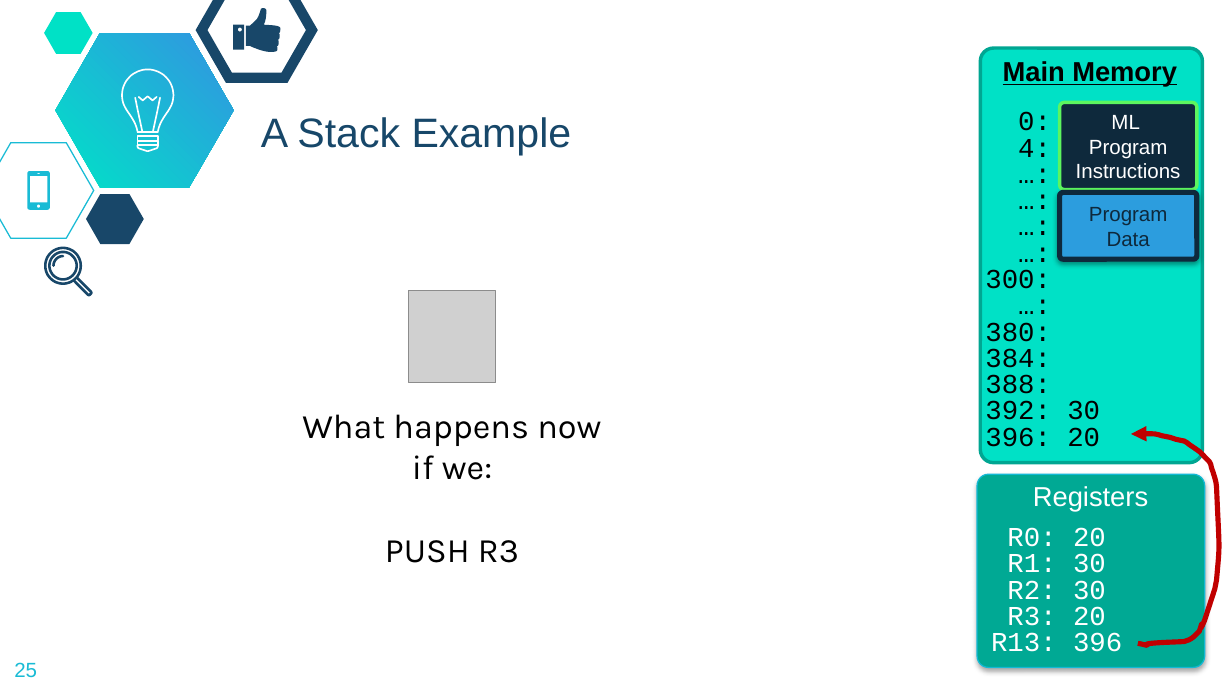
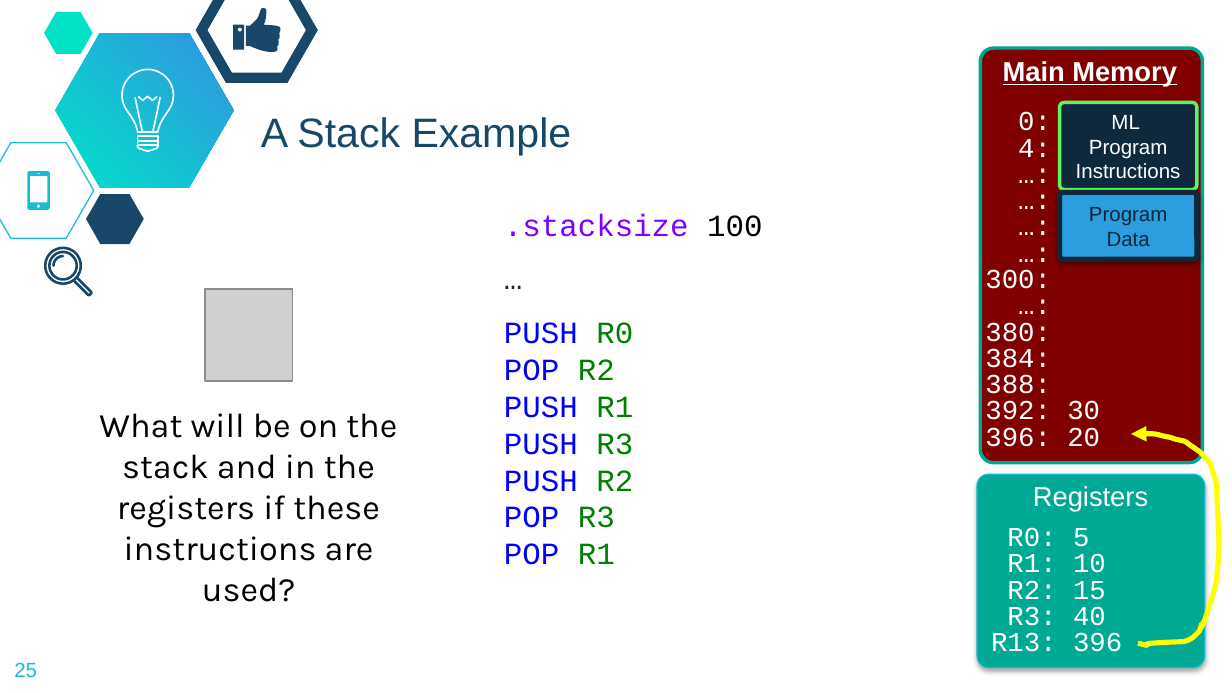
Before and after one commit to dickinson-comp256/COMP256, a slide deck: slide 25 of docs/materials/04-LanguageAbstractions/LA5-S-CallingFunctions.pptx. Drawn at 1232x693 pixels with LibreOffice and Linux fonts; fonts in the diff are those of the drawing; grey boxes stand for pictures; background and template pictures are left out. Boxes give left, top, right and bottom in pixels: in the first picture for what was removed or moved away, otherwise in the second. Text is boxed around its words. In the diff, an @@ line names an element or a change of style, - is before the commit and + after.

```diff
--- a/docs/materials/04-LanguageAbstractions/LA5-S-CallingFunctions.pptx
+++ b/docs/materials/04-LanguageAbstractions/LA5-S-CallingFunctions.pptx
@@ rounded rectangle at [981,48,1202,463]: fill #00E1C6 to #800000 @@
@@ text "Main Memory" at [1003,61,1177,87]: text colour #000000 to #FFFFFF @@
@@ text "0:" at [985,111,1100,447]: text colour #000000 to #FFFFFF @@
@@ text added at [504,214,762,565], 18 pt, text #0000FF @@
+.stacksize 100
+…
+PUSH R0
+POP R2
+PUSH R1
+PUSH R3
+PUSH R2
+POP R3
+POP R1
@@ picture: place and size @@
-picture at [408,291,495,383]
+picture at [205,290,292,382]
@@ text at [99,413,397,602]: text changed @@
-What happens now if we:
-PUSH R3
+What will be on the stack and in the registers if these instructions are used?
@@ freeform shape at [1131,434,1218,646]: outline #C00000 3 pt to #FFFF00 3 pt @@
@@ text at [1007,527,1106,633]: text changed @@
-R0: 20
-R1: 30
-R2: 30
-R3: 20
+R0: 5
+R1: 10
+R2: 15
+R3: 40
```
Also in this commit, not shown: 32 other slides changed, 1 slide added.
